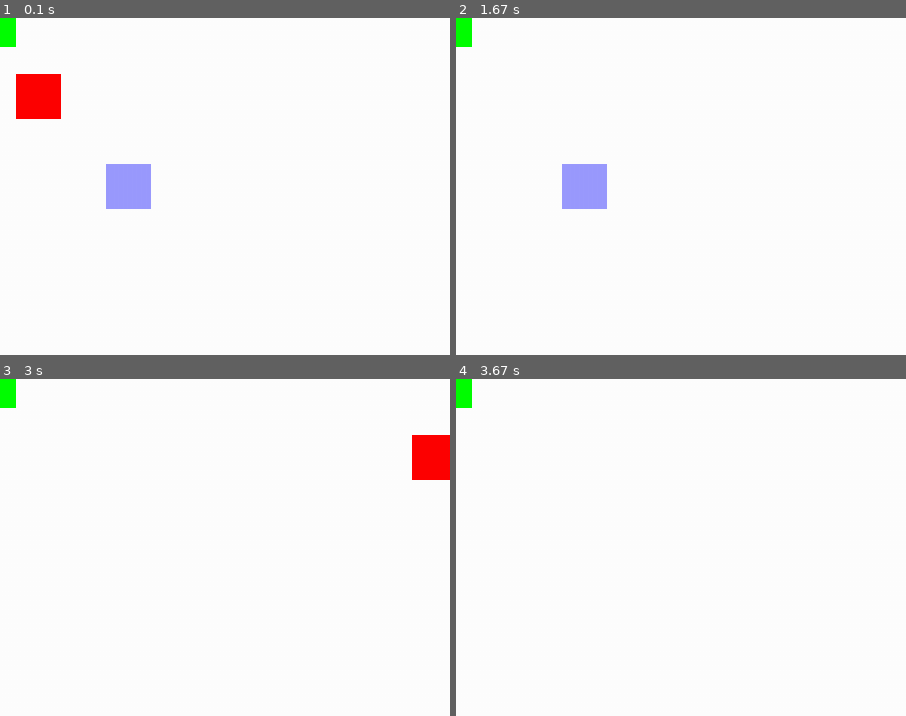
Above: before the commit, frames 1-4 (two rows, left to right).
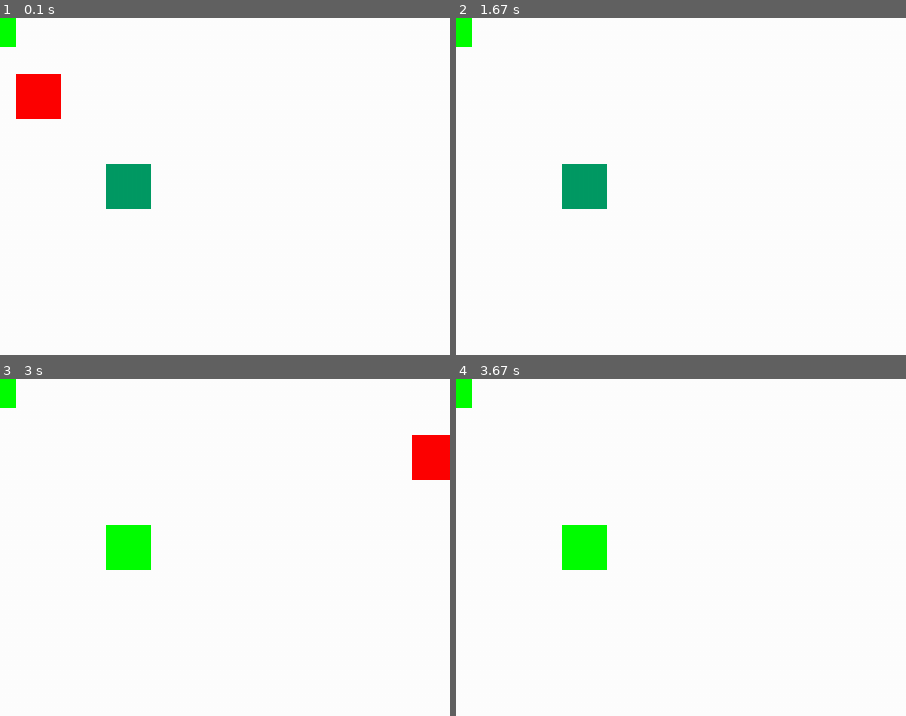
Above: after the commit, the same moments.

Repository: an0unym0us3/genesis_mk1
Game: pygame game, started from neil_collision.py
Two runs of this game, one before a commit and one after it. Both use one fixed random seed, a clock stepped at 60 frames per second and the inputs below.
Inputs:
- Up to frame 1 (0.1 s): no input
- Up to frame 2 (1.67 s): hold Right 0.33-0.8 s; hold Up 0.83-1.13 s
- Up to frame 3 (3 s): click "see" at 1.72 s; hold Down 2.57-2.87 s; hold Left from 2.9 s (still down)
- Up to frame 4 (3.67 s): release Left at 3.3 s; hold Up from 3.33 s (still down)
The pictures show only the part of the screen within x 8-58%, y 5-55%; the shares and areas given below are measured in that part.
The window is 720x540 before the commit and 900x675 after it. Grey fills any space a smaller window leaves; there, only what the larger window draws over its background counts as a difference.

The runs differ from the first frame. In frame 1, 1.3% of the frame differs, in the area x 23-34%, y 43-57%; in frame 2, 1.3%; in frame 3, 1.3%; in frame 4, 1.3%.

Commit message:
added overlay to the rectangles. rect3 is sitting on top of rect 2. Early attempts at an invisible hitbox.

Diff:
--- a/neil_collision.py
+++ b/neil_collision.py
@@ -10,7 +10,7 @@
 pygame.init()
 
 # Set up display
-width, height = 800, 600
+width, height = 1000, 750
 screen = pygame.display.set_mode((width, height))
 pygame.display.set_caption("Collision Detector")
 
@@ -23,7 +23,7 @@
 # Set up rectangles
 rect1 = pygame.Rect(100, 100, 50, 50)
 rect2 = pygame.Rect(200, 200, 50, 50)
-
+rect3 = pygame.Rect(200, 200, 50, 50)
 font = pygame.font.Font(None, 36)
 
 # Set up toggle button
@@ -72,6 +72,7 @@
 
     # Draw rectangles using the draw_rect_alpha function
     draw_rect_alpha(screen, red, rect1)
+    draw_rect_alpha(screen, btn_color, rect3)
     draw_rect_alpha(screen, trans_color, rect2)
     pygame.draw.rect(screen, btn_color, toggle_button)
     screen.blit(toggle_text, (30, 30))
